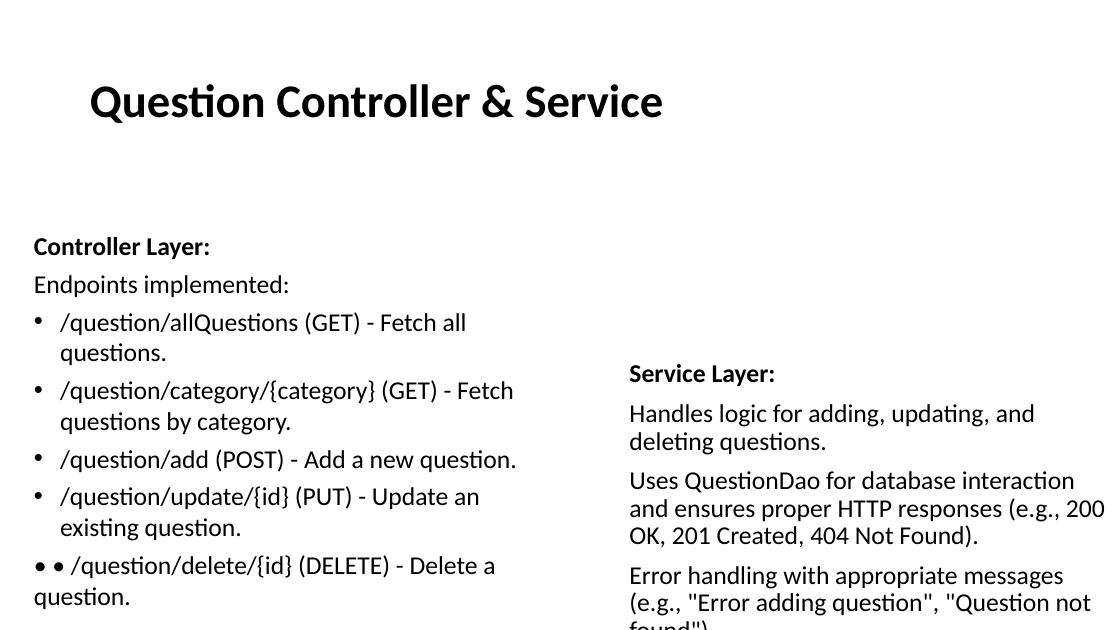
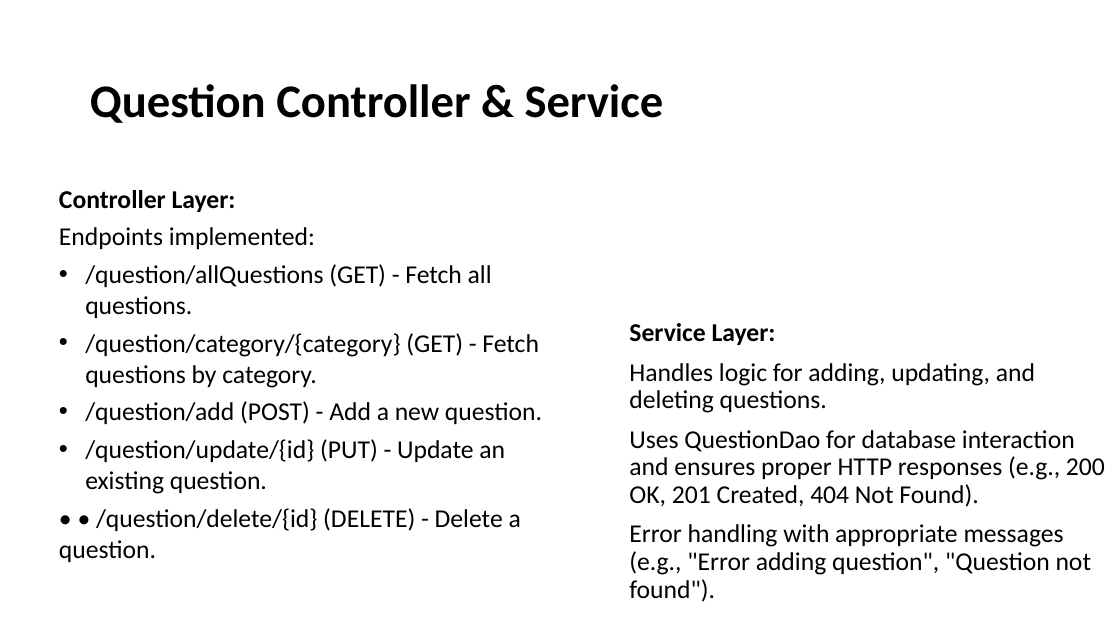
Before and after one commit to priyasdamodharan/QuizApp, a slide deck: slide 5 of QuizApplication.pptx. Drawn at 1120x630 pixels with LibreOffice and Linux fonts; fonts in the diff are those of the drawing. Boxes give left, top, right and bottom in pixels: in the first picture for what was removed or moved away, otherwise in the second. Text is boxed around its words. In the diff, an @@ line names an element or a change of style, - is before the commit and + after.

```diff
--- a/QuizApplication.pptx
+++ b/QuizApplication.pptx
@@ text "Controller Layer:": place and size @@
-text "Controller Layer:" at [34, 237, 517, 609]
+text "Controller Layer:" at [59, 190, 542, 562]
@@ text "Service Layer:" rewrapped from [629, 364, 1105, 616] to [629, 323, 1105, 602] @@
```
Also in this commit, not shown: 6 other slides changed.
